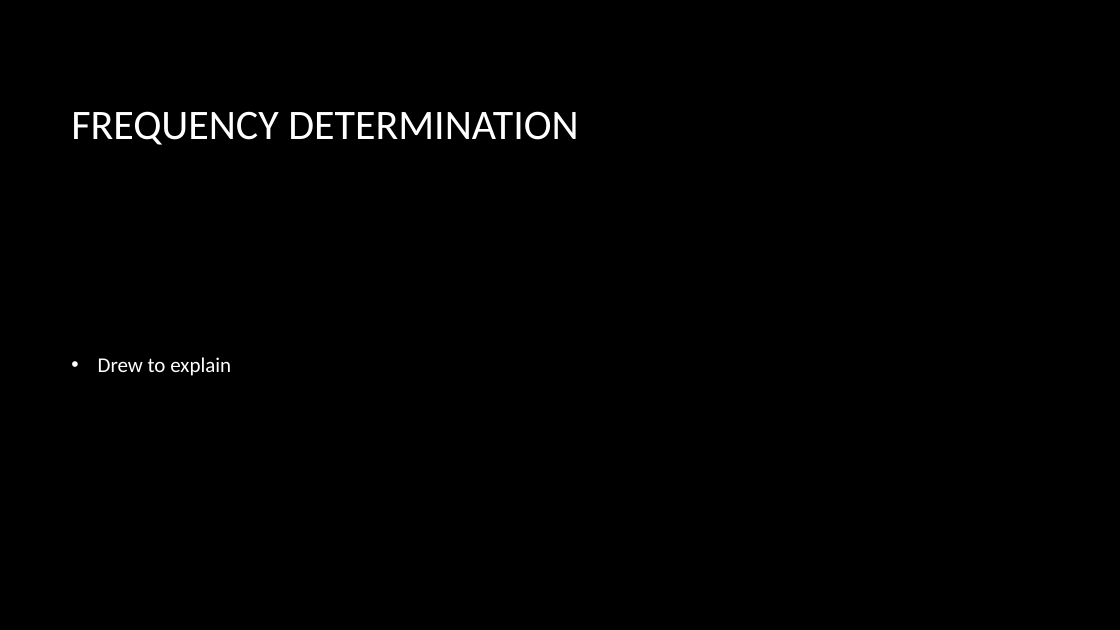
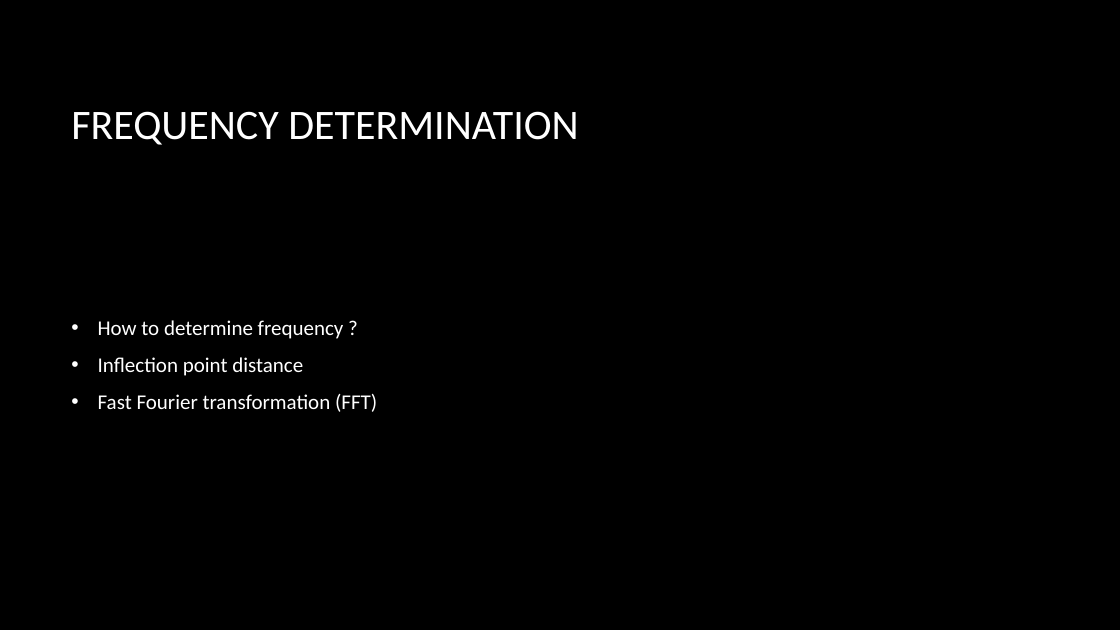
Before and after one commit to TheJonBovi/Pitch_Identifier, a slide deck: slide 10 of embedded C project .pptx (slide 12 before the commit). Drawn at 1120x630 pixels with LibreOffice and Linux fonts; fonts in the diff are those of the drawing; background and template pictures are left out. Boxes give left, top, right and bottom in pixels: in the first picture for what was removed or moved away, otherwise in the second. Text is boxed around its words. In the diff, an @@ line names an element or a change of style, - is before the commit and + after.

```diff
--- a/embedded C project .pptx
+++ b/embedded C project .pptx
@@ text at box(98, 320, 377, 412): text changed @@
-• Drew to explain
+• How to determine frequency ?
+• Inflection point distance
+• Fast Fourier transformation (FFT)
```
Also in this commit, not shown: 9 other slides changed, 2 slides removed, 6 other files.
